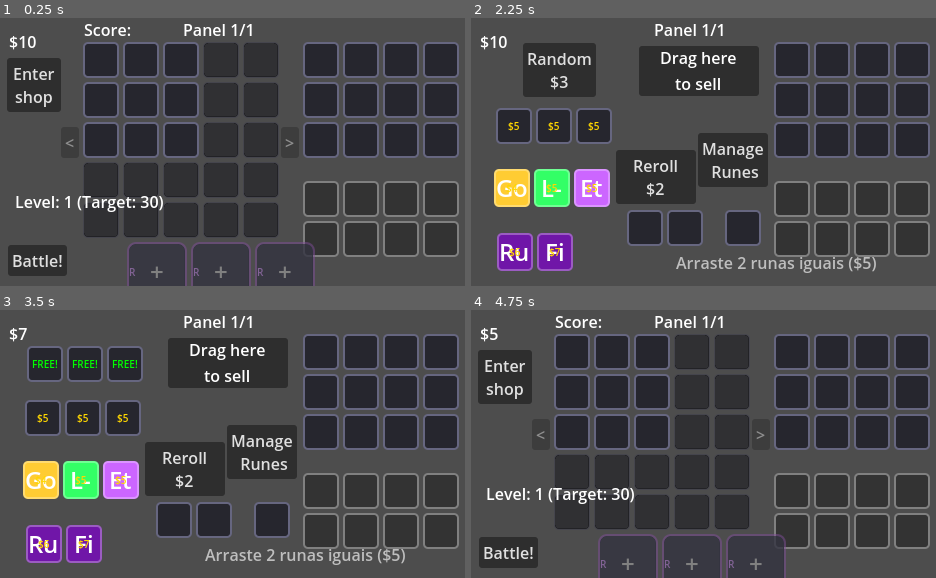
Above: before the commit, frames 1-4 (two rows, left to right).
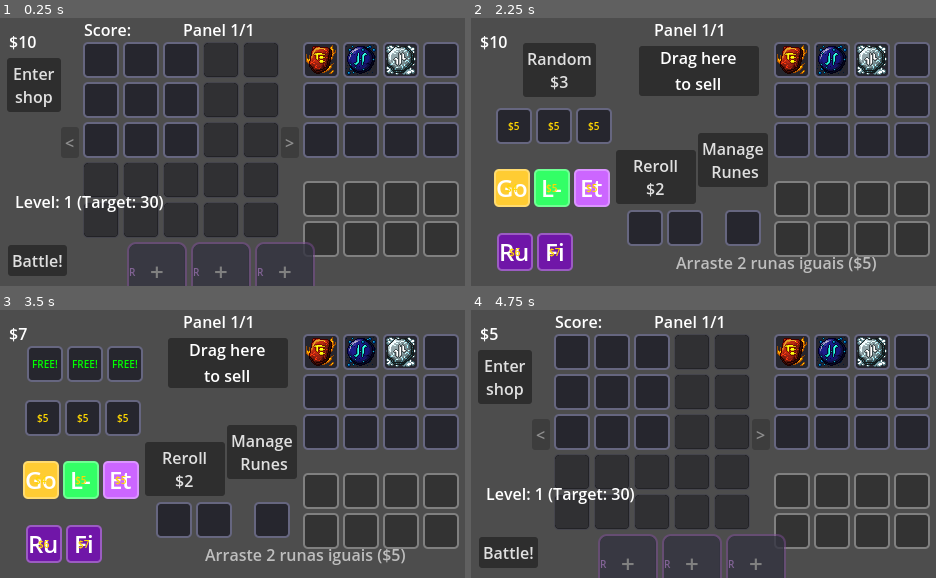
Above: after the commit, the same moments.

Repository: RenatoAAB/Runes
Game: Godot game, scene res://scenes/main.tscn
Same seed, same stepped clock (60 frames per second), same inputs: the game is played once before the commit and once after it.
Inputs:
- Up to frame 1 (0.25 s): no input
- Up to frame 2 (2.25 s): click "Enter shop" at 0.5 s; click "Manage Runes" at 1.25 s; click "Enter shop" at 2 s
- Up to frame 3 (3.5 s): click "Random $3" at 2.75 s
- Up to frame 4 (4.75 s): click "Reroll $2" at 3.5 s; click "Manage Runes" at 4.25 s

The runs differ from the first frame. In frame 1, 1.5% of the frame differs, in the area x 65-90%, y 10-22%; in frame 2, 1.5%; in frame 3, 1.5%; in frame 4, 1.5%.

Commit message:
runa de plasma e ajustes de tooltip

Diff:
--- a/resources/effects/effect_score_per_fire_adjacent.tres
+++ b/resources/effects/effect_score_per_fire_adjacent.tres
@@ -1,13 +1,14 @@
-[gd_resource type="Resource" script_class="RuneEffect" load_steps=4 format=3]
+[gd_resource type="Resource" script_class="RuneEffect" load_steps=5 format=3 uid="uid://dbjd780yge3i6"]
 
-[ext_resource type="Script" path="res://scripts/data/rune_effect.gd" id="1_effect"]
-[ext_resource type="Resource" path="res://resources/effects/conditions/condition_always.tres" id="2_cond"]
-[ext_resource type="Resource" path="res://resources/effects/targets/target_adjacent.tres" id="3_target"]
-[ext_resource type="Resource" path="res://resources/effects/payloads/payload_score_per_fire.tres" id="4_payload"]
+[ext_resource type="Script" uid="uid://dpxjxr3dyc4i0" path="res://scripts/data/rune_effect.gd" id="1_effect"]
+[ext_resource type="Resource" uid="uid://g3tyvvr22v14" path="res://resources/effects/conditions/condition_always.tres" id="2_cond"]
+[ext_resource type="Script" uid="uid://dr6qdvixrtvt5" path="res://scripts/data/effects/targets/target_self.gd" id="3_bk2y2"]
+
+[sub_resource type="Resource" id="Resource_ejh36"]
+script = ExtResource("3_bk2y2")
+metadata/_custom_type_script = "uid://dr6qdvixrtvt5"
 
 [resource]
 script = ExtResource("1_effect")
-trigger = 0
 condition = ExtResource("2_cond")
-target = ExtResource("3_target")
-payload = ExtResource("4_payload")
+target = SubResource("Resource_ejh36")
--- a/resources/runes/common/rune_plasma.tres
+++ b/resources/runes/common/rune_plasma.tres
@@ -1,16 +1,63 @@
-[gd_resource type="Resource" script_class="RuneData" load_steps=3 format=3]
+[gd_resource type="Resource" script_class="RuneData" load_steps=17 format=3 uid="uid://ml10vvmqv6al"]
 
-[ext_resource type="Script" path="res://scripts/data/rune_data.gd" id="1_data"]
-[ext_resource type="Resource" path="res://resources/effects/effect_score_per_fire_adjacent.tres" id="2_effect"]
+[ext_resource type="Script" uid="uid://s48ipf5uo7mv" path="res://scripts/data/rune_data.gd" id="1_data"]
+[ext_resource type="Script" uid="uid://dpxjxr3dyc4i0" path="res://scripts/data/rune_effect.gd" id="1_ve8k6"]
+[ext_resource type="Script" uid="uid://bdoskjkqeggr8" path="res://scripts/data/effects/conditions/condition_always.gd" id="2_tkcya"]
+[ext_resource type="Script" uid="uid://cimuoiu8ocwh6" path="res://scripts/data/effects/payloads/payload_add_score.gd" id="3_x6dlu"]
+[ext_resource type="Script" uid="uid://dr6qdvixrtvt5" path="res://scripts/data/effects/targets/target_self.gd" id="4_p3xbo"]
+[ext_resource type="Script" uid="uid://cib1amkuncr6n" path="res://scripts/data/effects/payloads/payload_score_per_element.gd" id="6_dnsht"]
+[ext_resource type="Script" uid="uid://dcsjurfbgmtve" path="res://scripts/data/effects/targets/target_adjacent.gd" id="7_qf1dj"]
+[ext_resource type="Texture2D" uid="uid://ci6658j10sogw" path="res://sprites/icons/runes/Icon5.png" id="9_t21h6"]
+
+[sub_resource type="Resource" id="Resource_2kb3e"]
+script = ExtResource("2_tkcya")
+metadata/_custom_type_script = "uid://bdoskjkqeggr8"
+
+[sub_resource type="Resource" id="Resource_u8x5s"]
+script = ExtResource("3_x6dlu")
+score_amount = 100
+metadata/_custom_type_script = "uid://cimuoiu8ocwh6"
+
+[sub_resource type="Resource" id="Resource_gyfol"]
+script = ExtResource("4_p3xbo")
+metadata/_custom_type_script = "uid://dr6qdvixrtvt5"
+
+[sub_resource type="Resource" id="Resource_3vtkw"]
+script = ExtResource("1_ve8k6")
+condition = SubResource("Resource_2kb3e")
+target = SubResource("Resource_gyfol")
+payload = SubResource("Resource_u8x5s")
+metadata/_custom_type_script = "uid://dpxjxr3dyc4i0"
+
+[sub_resource type="Resource" id="Resource_jimwa"]
+script = ExtResource("2_tkcya")
+metadata/_custom_type_script = "uid://bdoskjkqeggr8"
+
+[sub_resource type="Resource" id="Resource_mx588"]
+script = ExtResource("6_dnsht")
+score_per_match = -5
+target_elements = Array[int]([1])
+is_permanent = true
+metadata/_custom_type_script = "uid://cib1amkuncr6n"
+
+[sub_resource type="Resource" id="Resource_1fhsv"]
+script = ExtResource("7_qf1dj")
+metadata/_custom_type_script = "uid://dcsjurfbgmtve"
+
+[sub_resource type="Resource" id="Resource_ykt8b"]
+script = ExtResource("1_ve8k6")
+condition = SubResource("Resource_jimwa")
+target = SubResource("Resource_1fhsv")
+payload = SubResource("Resource_mx588")
+metadata/_custom_type_script = "uid://dpxjxr3dyc4i0"
 
 [resource]
 script = ExtResource("1_data")
 id = "plasma"
 rune_name = "Plasma"
-description = "+10 pontos por runa de Fogo adjacente."
-tier = 1
-rarity = 0
+description = "	+100 pontos
+	-5 ponto permanente para cada runa de agua proxima
+"
 element = 5
-base_max_activations = 1
-is_indestructible = true
-effects = [ExtResource("2_effect")]
+textures = Array[Texture2D]([ExtResource("9_t21h6")])
+effects = Array[ExtResource("1_ve8k6")]([SubResource("Resource_3vtkw"), SubResource("Resource_ykt8b")])
--- a/resources/runes/common/rune_water.tres
+++ b/resources/runes/common/rune_water.tres
@@ -1,17 +1,36 @@
-[gd_resource type="Resource" script_class="RuneData" load_steps=4 format=3]
+[gd_resource type="Resource" script_class="RuneData" load_steps=11 format=3 uid="uid://bpgga3tetlmun"]
 
-[ext_resource type="Script" path="res://scripts/data/rune_data.gd" id="1_data"]
-[ext_resource type="Resource" path="res://resources/effects/effect_buff_next_activation.tres" id="2_effect1"]
-[ext_resource type="Resource" path="res://resources/effects/effect_buff_next_if_water_adjacent.tres" id="3_effect2"]
+[ext_resource type="Script" uid="uid://s48ipf5uo7mv" path="res://scripts/data/rune_data.gd" id="1_data"]
+[ext_resource type="Script" uid="uid://dpxjxr3dyc4i0" path="res://scripts/data/rune_effect.gd" id="1_dygwn"]
+[ext_resource type="Script" uid="uid://bdoskjkqeggr8" path="res://scripts/data/effects/conditions/condition_always.gd" id="2_32mh3"]
+[ext_resource type="Script" uid="uid://baqoy5m4mr5ha" path="res://scripts/data/effects/payloads/payload_buff_activation_target.gd" id="3_xtx8d"]
+[ext_resource type="Script" uid="uid://dcsjurfbgmtve" path="res://scripts/data/effects/targets/target_adjacent.gd" id="4_et524"]
+[ext_resource type="Texture2D" uid="uid://cnxowsbe1l4x" path="res://sprites/icons/runes/Icon47.png" id="6_iuka2"]
+
+[sub_resource type="Resource" id="Resource_wsn7c"]
+script = ExtResource("2_32mh3")
+metadata/_custom_type_script = "uid://bdoskjkqeggr8"
+
+[sub_resource type="Resource" id="Resource_dk0c2"]
+script = ExtResource("3_xtx8d")
+metadata/_custom_type_script = "uid://baqoy5m4mr5ha"
+
+[sub_resource type="Resource" id="Resource_2ea4r"]
+script = ExtResource("4_et524")
+metadata/_custom_type_script = "uid://dcsjurfbgmtve"
+
+[sub_resource type="Resource" id="Resource_cdh4x"]
+script = ExtResource("1_dygwn")
+condition = SubResource("Resource_wsn7c")
+target = SubResource("Resource_2ea4r")
+payload = SubResource("Resource_dk0c2")
+metadata/_custom_type_script = "uid://dpxjxr3dyc4i0"
 
 [resource]
 script = ExtResource("1_data")
 id = "water"
 rune_name = "Agua"
 description = "+1 ativação para a próxima runa. +1 extra se tiver Agua adjacente."
-tier = 1
-rarity = 0
 element = 1
-base_max_activations = 1
-is_indestructible = true
-effects = [ExtResource("2_effect1"), ExtResource("3_effect2")]
+textures = Array[Texture2D]([ExtResource("6_iuka2")])
+effects = Array[ExtResource("1_dygwn")]([SubResource("Resource_cdh4x")])
--- a/resources/runes/uncommon/rune_cloud.tres
+++ b/resources/runes/uncommon/rune_cloud.tres
@@ -1,16 +1,16 @@
-[gd_resource type="Resource" script_class="RuneData" load_steps=3 format=3]
+[gd_resource type="Resource" script_class="RuneData" load_steps=5 format=3 uid="uid://du7qyukvntuwb"]
 
-[ext_resource type="Script" path="res://scripts/data/rune_data.gd" id="1_data"]
+[ext_resource type="Script" uid="uid://s48ipf5uo7mv" path="res://scripts/data/rune_data.gd" id="1_data"]
+[ext_resource type="Script" uid="uid://dpxjxr3dyc4i0" path="res://scripts/data/rune_effect.gd" id="1_fdmpe"]
 [ext_resource type="Resource" path="res://resources/effects/effect_buff_adjacent_activation.tres" id="2_effect"]
+[ext_resource type="Texture2D" uid="uid://b3283fyugwbql" path="res://sprites/icons/runes/Icon42.png" id="4_n1yyt"]
 
 [resource]
 script = ExtResource("1_data")
 id = "cloud"
 rune_name = "Nuvem"
 description = "+1 ativação para runas adjacentes."
-tier = 1
 rarity = 1
 element = 20
-base_max_activations = 1
-is_indestructible = true
-effects = [ExtResource("2_effect")]
+textures = Array[Texture2D]([ExtResource("4_n1yyt")])
+effects = Array[ExtResource("1_fdmpe")]([ExtResource("2_effect")])
--- a/scenes/main.tscn
+++ b/scenes/main.tscn
@@ -8,12 +8,11 @@
 [ext_resource type="Script" uid="uid://pjx26antyjld" path="res://scripts/logic/reader.gd" id="4_choun"]
 [ext_resource type="Script" uid="uid://s48ipf5uo7mv" path="res://scripts/data/rune_data.gd" id="5_muem4"]
 [ext_resource type="PackedScene" uid="uid://dh2haf4uh6kig" path="res://scenes/Slot.tscn" id="5_ya4ey"]
-[ext_resource type="Resource" path="res://resources/runes/common/rune_air.tres" id="6_dp3eg"]
 [ext_resource type="Script" uid="uid://fdnstpi6guoh" path="res://scripts/ui/grid_highlighter.gd" id="6_eb6dy"]
-[ext_resource type="Resource" path="res://resources/runes/common/rune_bone.tres" id="7_0ld40"]
+[ext_resource type="Resource" uid="uid://ml10vvmqv6al" path="res://resources/runes/common/rune_plasma.tres" id="6_jkv2x"]
+[ext_resource type="Resource" uid="uid://bpgga3tetlmun" path="res://resources/runes/common/rune_water.tres" id="7_jbj1t"]
 [ext_resource type="Script" uid="uid://c212fo845qvri" path="res://scripts/ui/tooltip_manager.gd" id="7_trceg"]
-[ext_resource type="Resource" path="res://resources/runes/common/rune_crystal.tres" id="8_gqmmt"]
-[ext_resource type="Resource" path="res://resources/runes/legendary/rune_world.tres" id="9_yc10j"]
+[ext_resource type="Resource" path="res://resources/runes/uncommon/rune_cloud.tres" id="8_jbj1t"]
 [ext_resource type="Script" uid="uid://2lm3cymbdyl3" path="res://scripts/ui/shop_ui.gd" id="11_shop"]
 [ext_resource type="Script" uid="uid://1napf1qi4oou" path="res://scripts/ui/sell_area.gd" id="12_sell"]
 [ext_resource type="Resource" uid="uid://drwnsdkkhm5um" path="res://resources/runes/drop_rates.tres" id="18_pm3ni"]
@@ -49,7 +48,7 @@
 inventory_manager = NodePath("../InventoryManager")
 grid_manager = NodePath("../GridManager")
 base_target_score = 30
-initial_runes = Array[ExtResource("5_muem4")]([ExtResource("6_dp3eg"), ExtResource("7_0ld40"), ExtResource("8_gqmmt"), ExtResource("9_yc10j")])
+initial_runes = Array[ExtResource("5_muem4")]([ExtResource("6_jkv2x"), ExtResource("7_jbj1t"), ExtResource("8_jbj1t")])
 rune_drop_rates = ExtResource("18_pm3ni")
 
 [node name="GridManager" type="Node" parent="Managers"]
--- a/scripts/ui/rune_ui.gd
+++ b/scripts/ui/rune_ui.gd
@@ -58,13 +58,14 @@
 			elements_str = GameEnums.Element.keys()[rune_instance.data.element]
 
 		var activations = rune_instance.get_max_activations()
+		var activation_text = _format_activation_text(activations)
 
 		# Build header with price in top-right if in shop mode
 		var header = "[b]%s[/b]" % rune_instance.data.rune_name
 		if shop_price_text != "":
 			header = "[b]%s[/b]  [color=gold][b]%s[/b][/color]" % [rune_instance.data.rune_name, shop_price_text]
 
-		var info = "%s\n%s | Activations: %d\nTier: %d" % [header, elements_str, activations, rune_instance.data.tier]
+		var info = "%s\n%s | %s\nTier: %d" % [header, elements_str, activation_text, rune_instance.data.tier]
 
 		# Context for evaluation
 		var context: BattleContext = null
@@ -88,29 +89,10 @@
 			if can_evaluate and context and slot and effect.condition:
 				is_condition_met = effect.condition.evaluate(rune_instance, context, slot)
 
-			# Get the colored description
-			var effect_desc = effect.get_description_colored(i, is_condition_met, can_evaluate)
+			# Get the colored description with permanent adjustments surfaced inline
+			var effect_desc = _get_effect_description_with_permanents(effect, i, is_condition_met, can_evaluate)
 
 			info += "\n%s %s" % [color_marker, effect_desc]
-
-		# Add Permanent Buffs
-		if rune_instance.permanent_buffs.size() > 0:
-			var has_buffs = false
-			var buff_text = ""
-			var buffs = rune_instance.permanent_buffs
-
-			if buffs.has("score_multiplier") and buffs["score_multiplier"] != 1.0:
-				buff_text += "\n Score x%.1f" % buffs["score_multiplier"]
-				has_buffs = true
-			if buffs.has("score_bonus") and buffs["score_bonus"] != 0:
-				buff_text += "\n Score +%d" % buffs["score_bonus"]
-				has_buffs = true
-			if buffs.has("activation_bonus") and buffs["activation_bonus"] != 0:
-				buff_text += "\n Activations +%d" % buffs["activation_bonus"]
-				has_buffs = true
-
-			if has_buffs:
-				info += "\n[color=yellow]Permanent Buffs:[/color]" + buff_text
 
 		tooltip_manager.set_rune_tooltip(info, is_in_inventory)
 
@@ -161,3 +143,61 @@
 		"source_ui": self,
 		"rune_instance": rune_instance
 	}
+
+
+func _format_activation_text(activations: int) -> String:
+	var perm_bonus = 0
+	if rune_instance:
+		perm_bonus = rune_instance.permanent_buffs.get("activation_bonus", 0)
+
+	if perm_bonus != 0:
+		return "Activations: [color=yellow]%d[/color]" % activations
+	return "Activations: %d" % activations
+
+
+func _get_effect_description_with_permanents(effect: RuneEffect, effect_index: int, is_condition_met: bool, can_evaluate_condition: bool) -> String:
+	var desc = effect.get_description_colored(effect_index, is_condition_met, can_evaluate_condition)
+	if not rune_instance or not effect or not effect.payload:
+		return desc
+
+	var payload = effect.payload
+	if payload is PayloadAddScore:
+		return _apply_score_modifiers_to_desc(desc, payload.score_amount, true)
+	if payload is PayloadScorePerEmpty:
+		return _apply_score_modifiers_to_desc(desc, payload.score_per_empty, false)
+	if payload is PayloadScorePerElement:
+		return _apply_score_modifiers_to_desc(desc, payload.score_per_match, false)
+	if payload is PayloadScorePerRemainingActivations:
+		return _apply_score_modifiers_to_desc(desc, payload.score_per_activation, false)
+	return desc
+
+
+func _apply_score_modifiers_to_desc(desc: String, base_amount: int, replace_number: bool) -> String:
+	if not rune_instance:
+		return desc
+
+	var perm_bonus = rune_instance.permanent_buffs.get("score_bonus", 0)
+	var perm_mult = rune_instance.permanent_buffs.get("score_multiplier", 1.0)
+	if perm_bonus == 0 and perm_mult == 1.0:
+		return desc
+
+	var final_amount = rune_instance.get_modified_score(base_amount)
+	var updated_desc = desc
+	if replace_number:
+		updated_desc = _replace_first_number_with_value(desc, base_amount, "[color=yellow]%d[/color]" % final_amount)
+
+	var hints: Array[String] = []
+	if perm_bonus != 0:
+		hints.append("bonus %+d" % perm_bonus)
+	if perm_mult != 1.0:
+		hints.append("mult x%.1f" % perm_mult)
+
+	return updated_desc
+
+
+func _replace_first_number_with_value(text: String, original_value: int, replacement: String) -> String:
+	var original_str = str(original_value)
+	var idx = text.find(original_str)
+	if idx == -1:
+		return text
+	return text.substr(0, idx) + replacement + text.substr(idx + original_str.length())
Not shown: 1 places in scenes/main.tscn that only renumber resources
